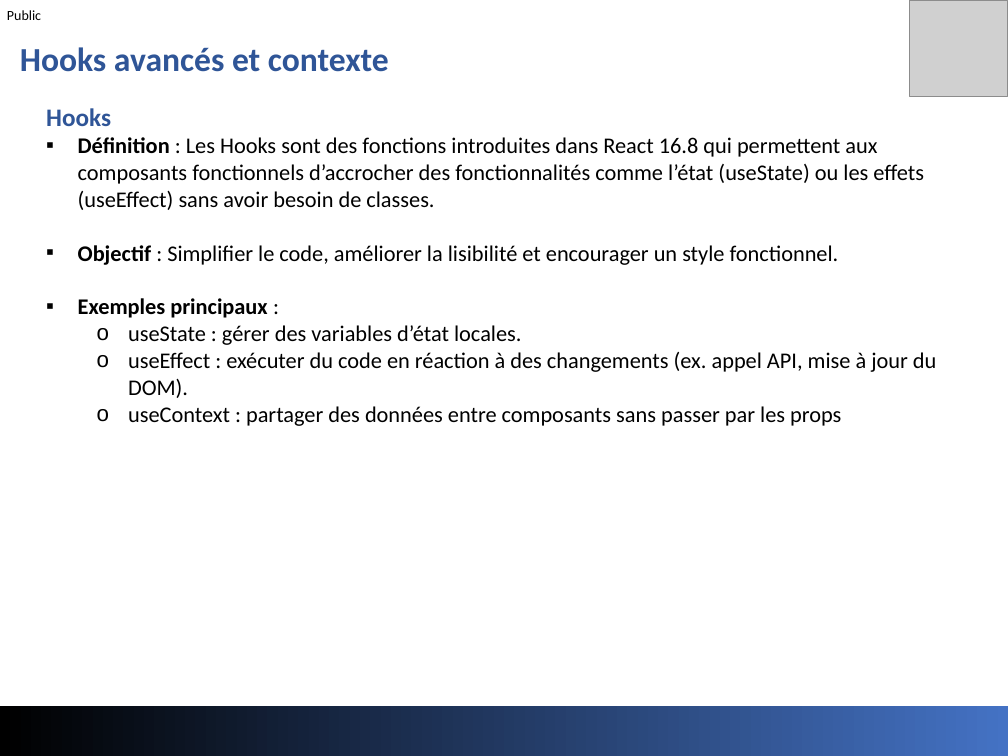
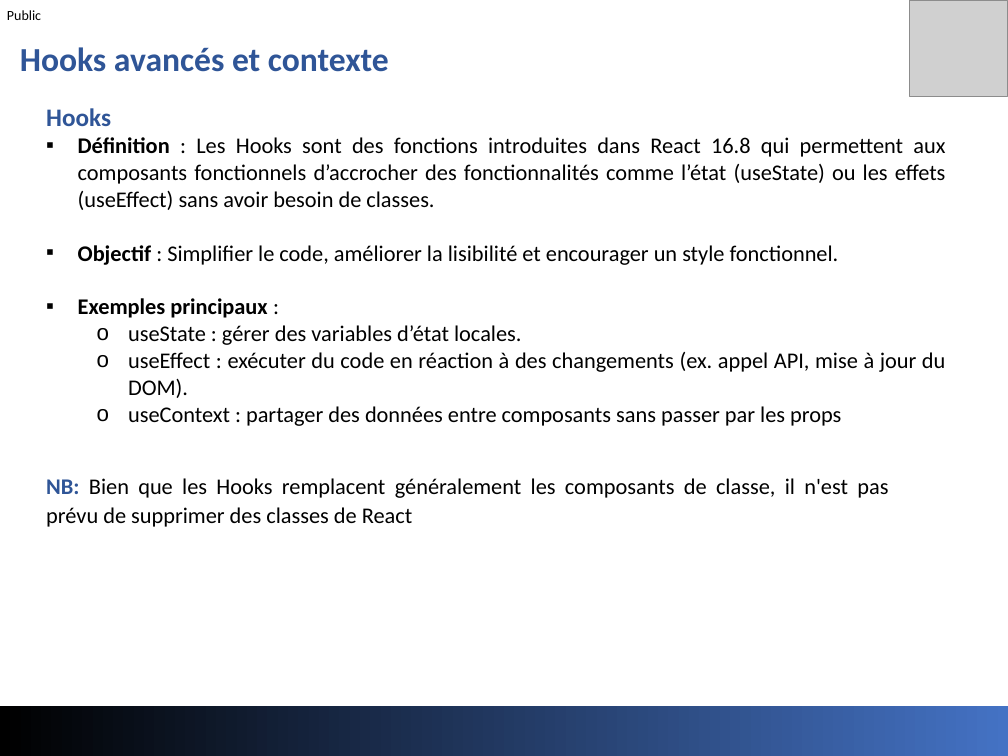
Before and after one commit to jeouit/REACT, a slide deck: slide 91 of Formation Front-V1-4.pptx. Drawn at 1008x756 pixels with LibreOffice and Linux fonts; fonts in the diff are those of the drawing; grey boxes stand for pictures. Boxes give left, top, right and bottom in pixels: in the first picture for what was removed or moved away, otherwise in the second. Text is boxed around its words. In the diff, an @@ line names an element or a change of style, - is before the commit and + after.

```diff
--- a/Formation Front-V1-4.pptx
+++ b/Formation Front-V1-4.pptx
@@ text at <box>46,108,946,426</box>: alignment left to justified @@
@@ text at <box>46,478,888,527</box>: paragraph added @@
+NB: Bien que les Hooks remplacent généralement les composants de classe, il n'est pas prévu de supprimer des classes de React
```
Also in this commit, not shown: 8 other slides changed, 8 slides added, 7 slides removed.
